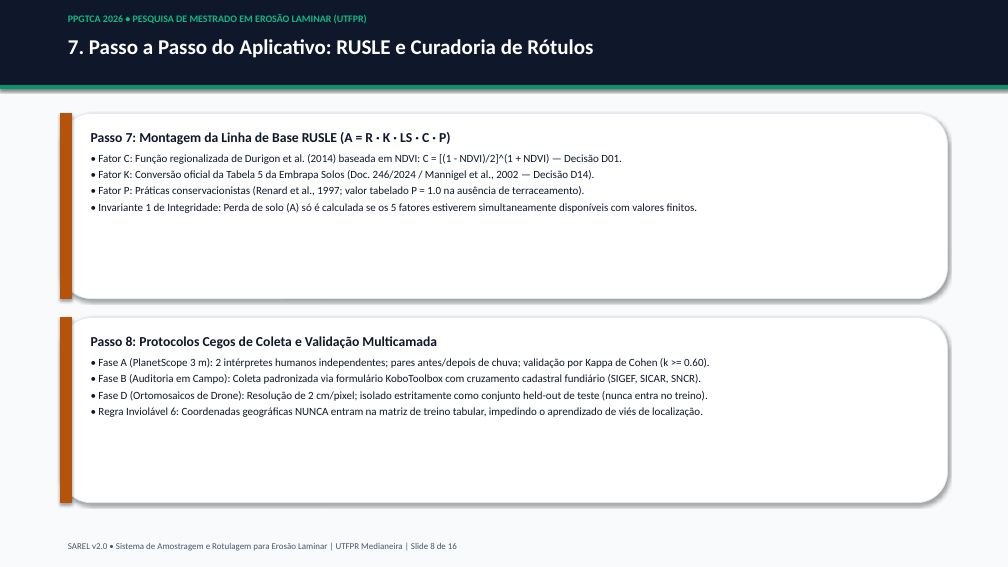
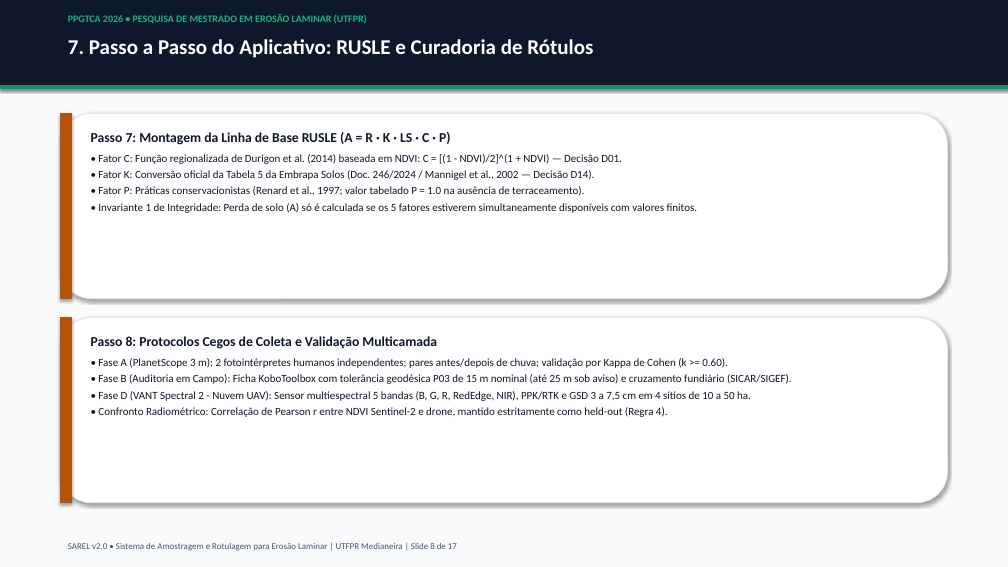
Before and after one commit to RedZardoz/localizador-erosao-v02, a slide deck: slide 8 of docs/Apresentacao_SAREL_PPGTCA_2026.pptx. Drawn at 1008x567 pixels with LibreOffice and Linux fonts; fonts in the diff are those of the drawing. Boxes give left, top, right and bottom in pixels: in the first picture for what was removed or moved away, otherwise in the second. Text is boxed around its words. In the diff, an @@ line names an element or a change of style, - is before the commit and + after.

Commit message:
feat: integrar vant multiespectral spectral 2 nuvem uav readequar p03 e atualizar documentacao

```diff
--- a/docs/Apresentacao_SAREL_PPGTCA_2026.pptx
+++ b/docs/Apresentacao_SAREL_PPGTCA_2026.pptx
@@ text at bbox=[98, 358, 792, 417]: text changed @@
-• Fase A (PlanetScope 3 m): 2 intérpretes humanos independentes; pares antes/depois de chuva; validação por Kappa de Cohen (k >= 0.60).
-• Fase B (Auditoria em Campo): Coleta padronizada via formulário KoboToolbox com cruzamento cadastral fundiário (SIGEF, SICAR, SNCR).
-• Fase D (Ortomosaicos de Drone): Resolução de 2 cm/pixel; isolado estritamente como conjunto held-out de teste (nunca entra no treino).
-• Regra Inviolável 6: Coordenadas geográficas NUNCA entram na matriz de treino tabular, impedindo o aprendizado de viés de localização.
+• Fase A (PlanetScope 3 m): 2 fotointérpretes humanos independentes; pares antes/depois de chuva; validação por Kappa de Cohen (k >= 0.60).
+• Fase B (Auditoria em Campo): Ficha KoboToolbox com tolerância geodésica P03 de 15 m nominal (até 25 m sob aviso) e cruzamento fundiário (SICAR/SIGEF).
+• Fase D (VANT Spectral 2 - Nuvem UAV): Sensor multiespectral 5 bandas (B, G, R, RedEdge, NIR), PPK/RTK e GSD 3 a 7,5 cm em 4 sítios de 10 a 50 ha.
+• Confronto Radiométrico: Correlação de Pearson r entre NDVI Sentinel-2 e drone, mantido estritamente como held-out (Regra 4).
```
Also in this commit, not shown: 15 other slides changed, 21 other files.
